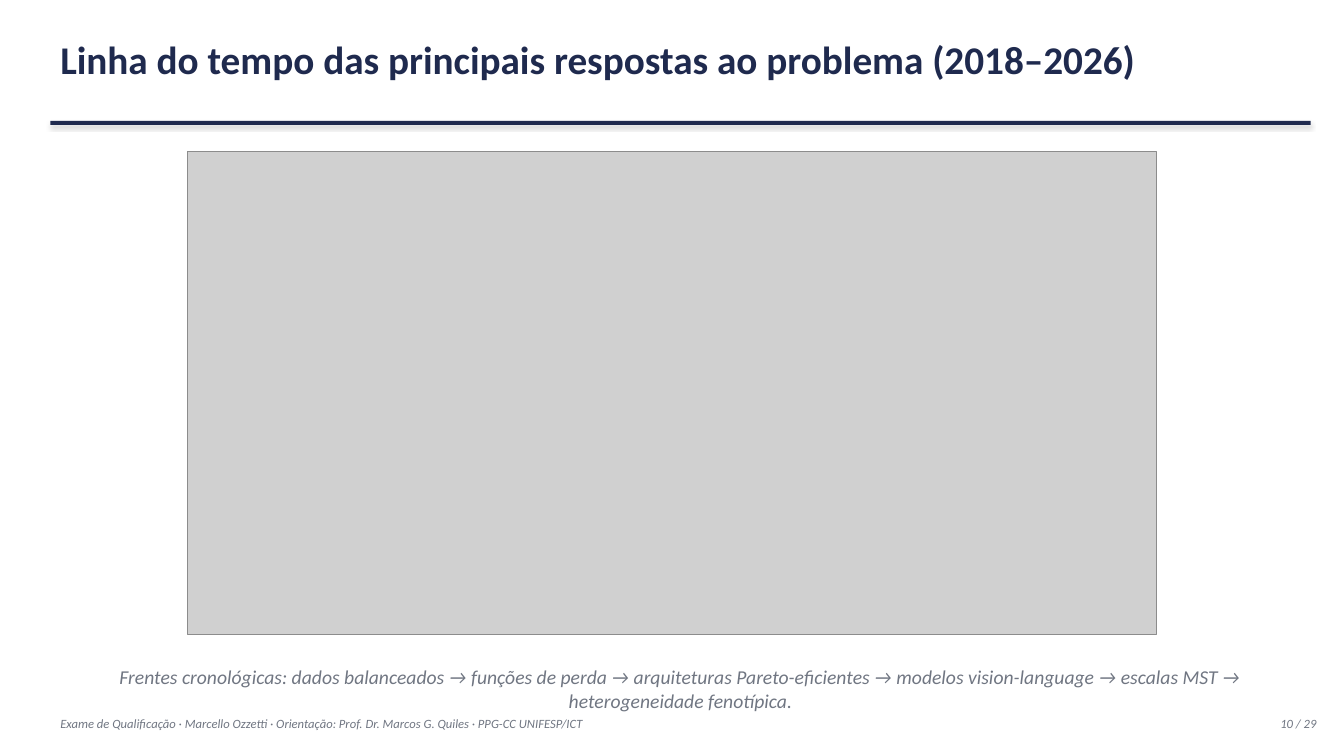
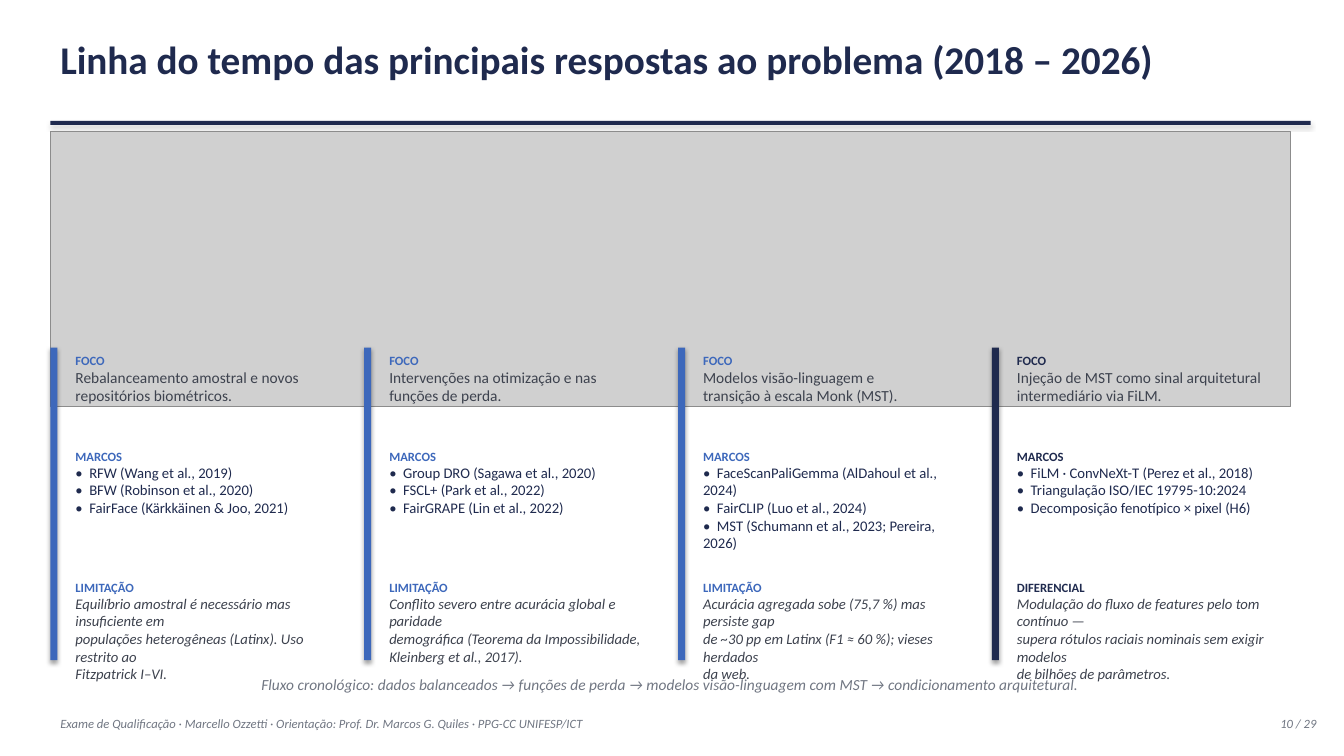
Before and after one commit to marcellozzetti/Facial-Recognition-Models-Mitigating-Bias, a slide deck: slide 10 of docs/ativo/material_qualificacao_2026-10-05.pptx. Drawn at 1344x756 pixels with LibreOffice and Linux fonts; fonts in the diff are those of the drawing; grey boxes stand for pictures. Boxes give left, top, right and bottom in pixels: in the first picture for what was removed or moved away, otherwise in the second. Text is boxed around its words. In the diff, an @@ line names an element or a change of style, - is before the commit and + after.

```diff
--- a/docs/ativo/material_qualificacao_2026-10-05.pptx
+++ b/docs/ativo/material_qualificacao_2026-10-05.pptx
@@ text at (60,45,1153,80): spaces changed @@
-Linha do tempo das principais respostas ao problema (2018–2026)
+Linha do tempo das principais respostas ao problema (2018 – 2026)
@@ picture added at (50,131,1291,406) @@
@@ picture removed at (188,151,1155,635) @@
@@ rectangle added at (50,348,57,660), fill #3D68BB @@
@@ text added at (75,357,299,404), 11 pt, text #3D424E @@
+FOCO
+Rebalanceamento amostral e novos
+repositórios biométricos.
@@ rectangle added at (364,348,371,660), fill #3D68BB @@
@@ text added at (389,357,597,404), 11 pt, text #3D424E @@
+FOCO
+Intervenções na otimização e nas
+funções de perda.
@@ rectangle added at (678,348,685,660), fill #3D68BB @@
@@ text added at (703,357,898,404), 11 pt, text #3D424E @@
+FOCO
+Modelos visão-linguagem e
+transição à escala Monk (MST).
@@ rectangle added at (992,348,999,660), fill #1F2A4E @@
@@ text added at (1017,356,1261,401), 11 pt, text #3D424E @@
+FOCO
+Injeção de MST como sinal arquitetural
+intermediário via FiLM.
@@ text added at (75,452,288,515), 10.5 pt, text #1F2A4E @@
+MARCOS
+• RFW (Wang et al., 2019)
+• BFW (Robinson et al., 2020)
+• FairFace (Kärkkäinen & Joo, 2021)
@@ text added at (389,452,596,515), 10.5 pt, text #1F2A4E @@
+MARCOS
+• Group DRO (Sagawa et al., 2020)
+• FSCL+ (Park et al., 2022)
+• FairGRAPE (Lin et al., 2022)
@@ text added at (703,452,937,550), 10.5 pt, text #1F2A4E @@
+MARCOS
+• FaceScanPaliGemma (AlDahoul et al., 2024)
+• FairCLIP (Luo et al., 2024)
+• MST (Schumann et al., 2023; Pereira, 2026)
@@ text added at (1017,452,1253,516), 10.5 pt, text #1F2A4E @@
+MARCOS
+• FiLM · ConvNeXt-T (Perez et al., 2018)
+• Triangulação ISO/IEC 19795-10:2024
+• Decomposição fenotípico × pixel (H6)
@@ text added at (75,582,304,682), 10.5 pt, text #3D424E, italic @@
+LIMITAÇÃO
+Equilíbrio amostral é necessário mas insuficiente em
+populações heterogêneas (Latinx). Uso restrito ao
+Fitzpatrick I–VI.
@@ text added at (389,582,641,665), 10.5 pt, text #3D424E, italic @@
+LIMITAÇÃO
+Conflito severo entre acurácia global e paridade
+demográfica (Teorema da Impossibilidade,
+Kleinberg et al., 2017).
@@ text added at (703,581,933,662), 10.5 pt, text #3D424E, italic @@
+LIMITAÇÃO
+Acurácia agregada sobe (75,7 %) mas persiste gap
+de ~30 pp em Latinx (F1 ≈ 60 %); vieses herdados
+da web.
@@ text added at (1017,583,1264,684), 10.5 pt, text #3D424E, italic @@
+DIFERENCIAL
+Modulação do fluxo de features pelo tom contínuo —
+supera rótulos raciais nominais sem exigir modelos
+de bilhões de parâmetros.
@@ text at (261,677,1078,693): text changed; size 14 to 11 pt @@
-Frentes cronológicas: dados balanceados → funções de perda → arquiteturas Pareto-eficientes → modelos vision-language → escalas MST → heterogeneidade fenotípica.
+Fluxo cronológico: dados balanceados → funções de perda → modelos visão-linguagem com MST → condicionamento arquitetural.
```
Also in this commit, not shown: 3 other files.
